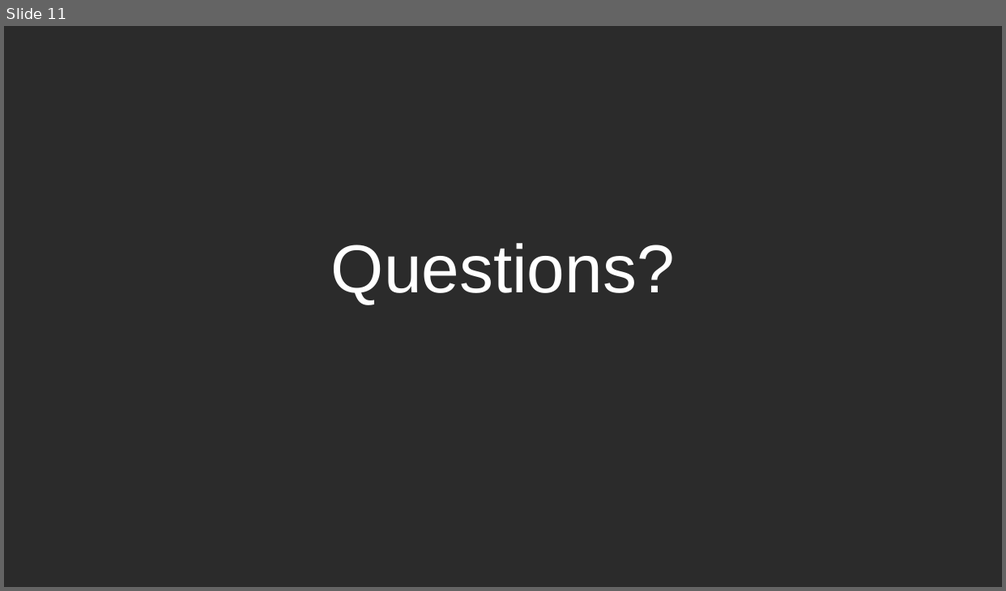
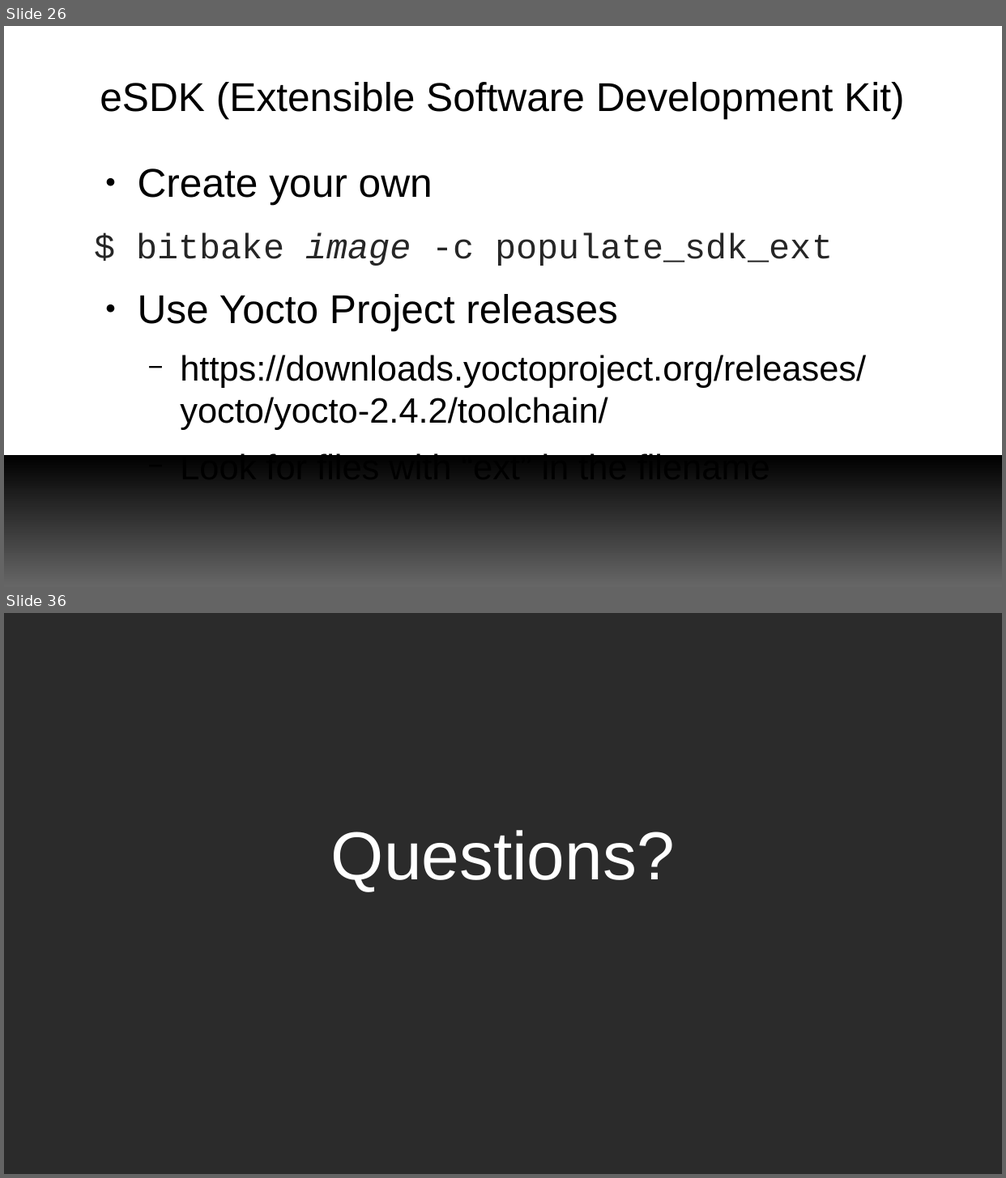
Before and after one commit to e-ale/Slides, a slide deck: yocto-images/src/build-images-with-yocto-project.odp. Shown one above the other, each under a label of ours: slide 11 before the commit, slides 26 and 36 after it; the slides between them are not shown. The pictures are 1006x591 and 1006x1178 pixels, drawn with LibreOffice and Linux fonts; fonts in the diff are those of the drawing; background and template pictures are left out; a plain dark background stands for a picture behind light text. Boxes give left, top, right and bottom in pixels: in the first picture for what was removed or moved away, otherwise in the second. Text is boxed around its words. In the diff, an @@ line names an element or a change of style, - is before the commit and + after.

Commit message:
yocto-images: Update Slides
* Add more detail about:
  - layers
  - layer index
  - workflow tools

```diff
--- a/yocto-images/src/build-images-with-yocto-project.odp
+++ b/yocto-images/src/build-images-with-yocto-project.odp
@@ slide 26 added at box(4, 26, 1002, 587), background #FFFFFF @@
@@ title added at box(100, 82, 904, 118), 32 pt, text #000000 @@
+eSDK (Extensible Software Development Kit)
@@ text added at box(137, 169, 866, 455), 28 pt, text #000000 @@
+● Create your own
+$ bitbake image -c populate_sdk_ext
+● Use Yocto Project releases
+  − https://downloads.yoctoproject.org/releases/yocto/yocto-2.4.2/toolchain/
+  − Look for files with “ext” in the filename
@@ rectangle added at box(4, 455, 1002, 587), fill gradient #000000 to #666666 @@
@@ what was slide 11 is now slide 36 @@
```
Also in this commit, not shown: 3 slides changed, 25 other slides added, 1 slide removed, 1 other file.
